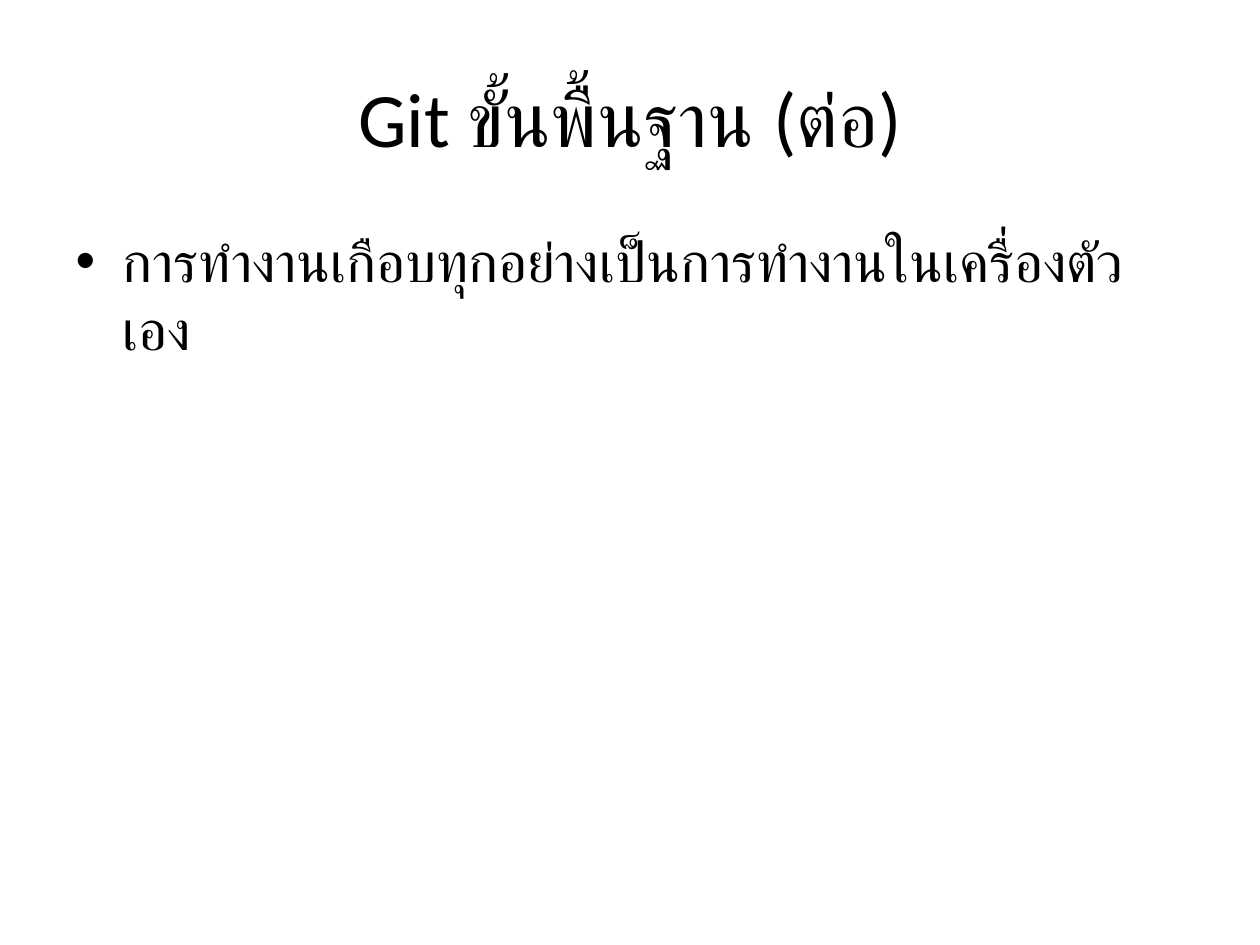
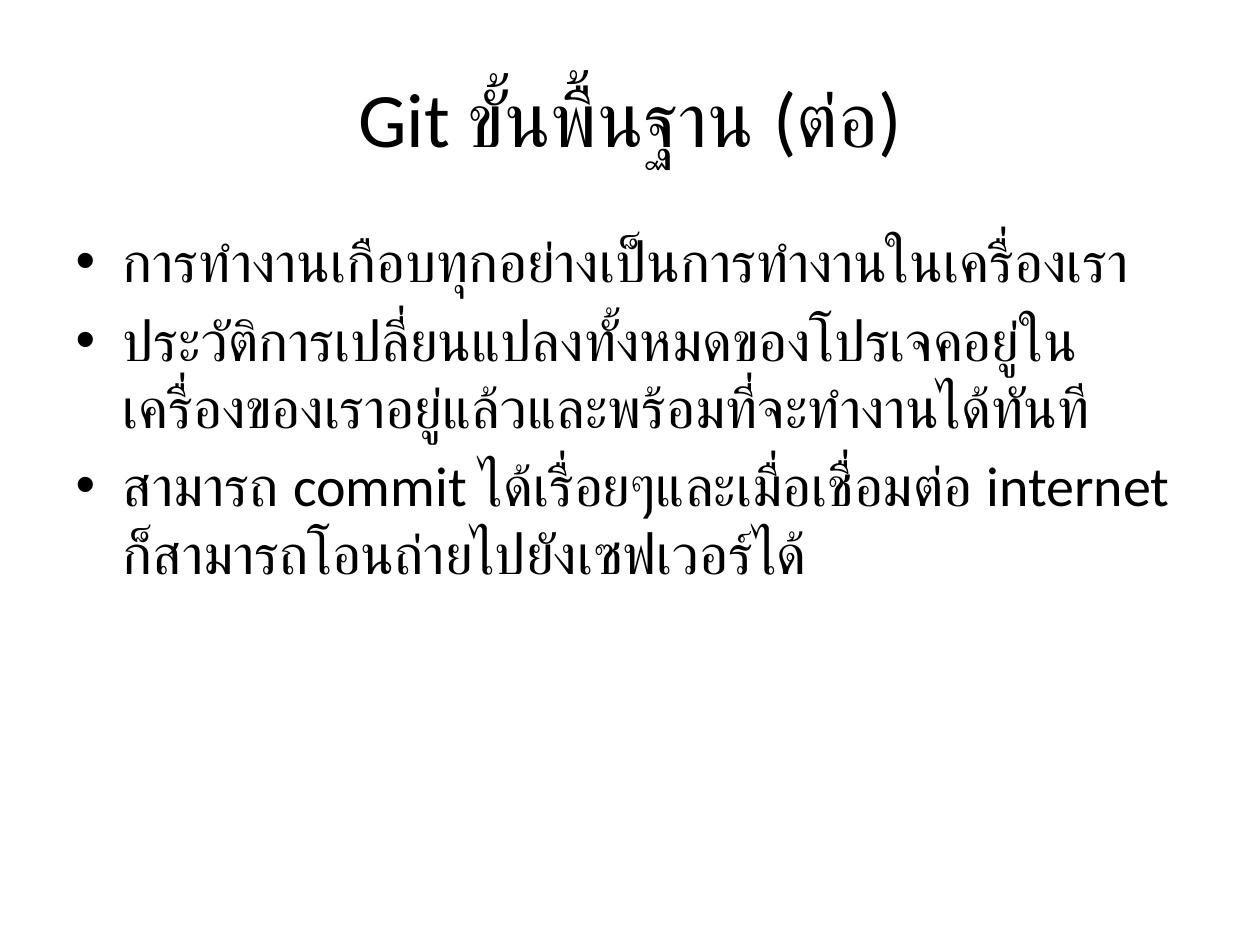
Before and after one commit to peerax/Presentation, a slide deck: slide 9 of git & versioncontrol.pptx. Drawn at 1260x945 pixels with LibreOffice and Linux fonts; fonts in the diff are those of the drawing. Boxes give left, top, right and bottom in pixels: in the first picture for what was removed or moved away, otherwise in the second. Text is boxed around its words. In the diff, an @@ line names an element or a change of style, - is before the commit and + after.

Commit message:
v0.4

```diff
--- a/git & versioncontrol.pptx
+++ b/git & versioncontrol.pptx
@@ text at <box>123,238,1170,575</box>: text changed @@
-• การทำงานเกือบทุกอย่างเป็นการทำงานในเครื่องตัวเอง
+• การทำงานเกือบทุกอย่างเป็นการทำงานในเครื่องเรา
+• ประวัติการเปลี่ยนแปลงทั้งหมดของโปรเจคอยู่ในเครื่องของเราอยู่แล้วและพร้อมที่จะทำงานได้ทันที
+• สามารถ commit ได้เรื่อยๆและเมื่อเชื่อมต่อ internet ก็สามารถโอนถ่ายไปยังเซฟเวอร์ได้
```
Also in this commit, not shown: 2 slides added.
